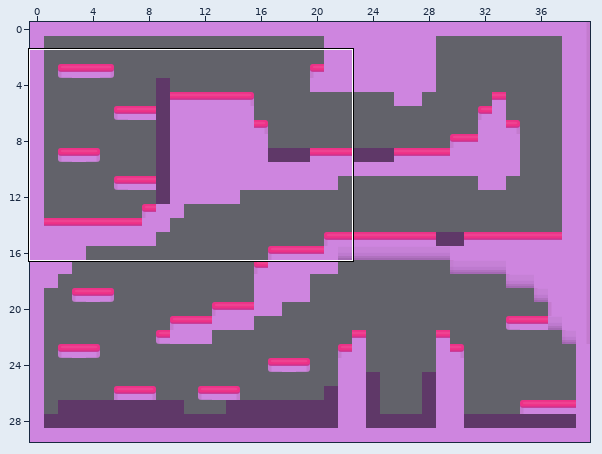
Two states of a Tiled map, GXPEngine2023c/GXPEngine/bin/Debug/Level 2.tmx. The picture above shows the old version from afar; the outline marks the close-up.
Close-up. The starting point:
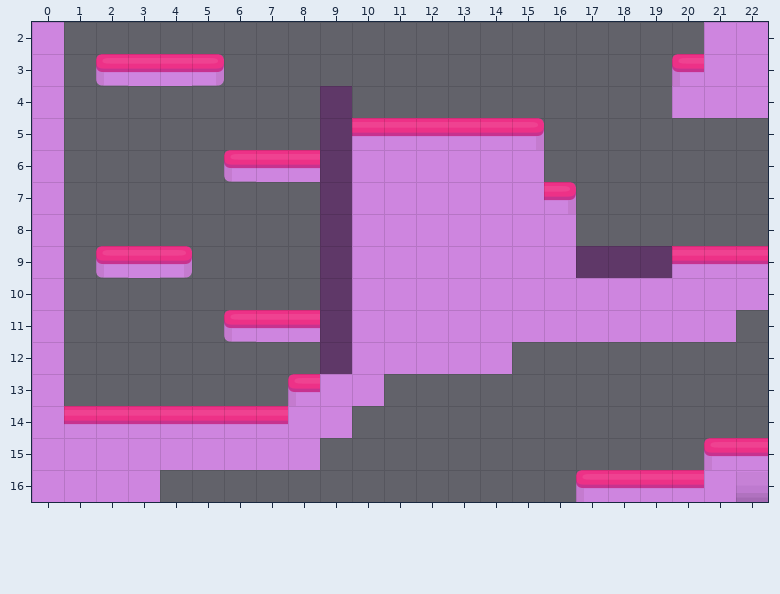
Cells are 64x64 px. Shown: x 0..22, y 2..16.
After the commit:
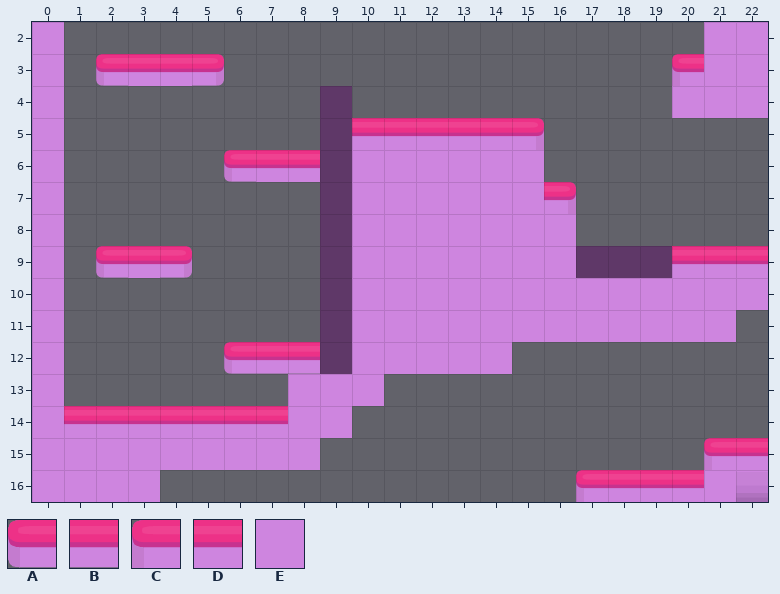
Key: from "Tileset": A 0, B 1, C 3, D 4, E 13.
_ is an empty cell, . an unchanged one.
Diff:
--- layer "Tile Layer 1"
@@ x 6..8 @@
-11 ADD
-12 ___
-13 ..C
+11 ___
+12 ABB
+13 ..E
